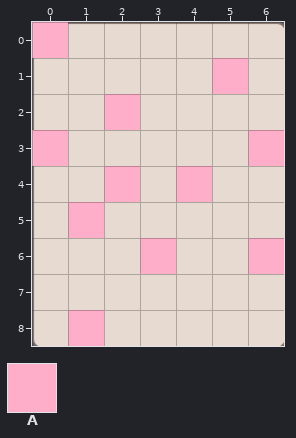
Two states of a Tiled map, HungryGame/proj.win32/map/37.tmx. The picture above is the old version.
Cells are 60x60 px. Shown: x 0..6, y 0..8.
Key: from "metaset1": A 0.
_ is an empty cell.
Layers that did not change in this view are not listed.
Layer "Items" before, first column x 0:
0 A______
1 _____A_
2 __A____
3 A_____A
4 __A_A__
5 _A_____
6 ___A__A
7 _______
8 _A_____
The result:
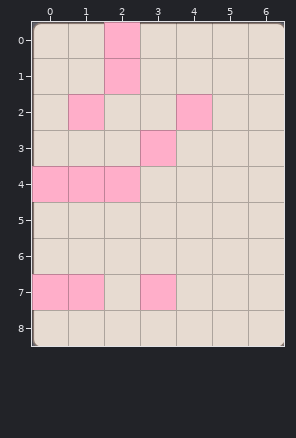
Edits made:
Changed rows in their new state; . is an unchanged cell.
Layer "wall":
first column x 0:
0 _......
1 ....._.
2 .._....
3 _....._
4 ...._..
5 ._.....
6 ..._.._
8 ._.....
Layer "Items":
first column x 0:
0 _.A....
1 ..A.._.
2 .A_.A..
3 _..A.._
4 AA.._..
5 ._.....
6 ..._.._
7 AA.A...
8 ._.....
